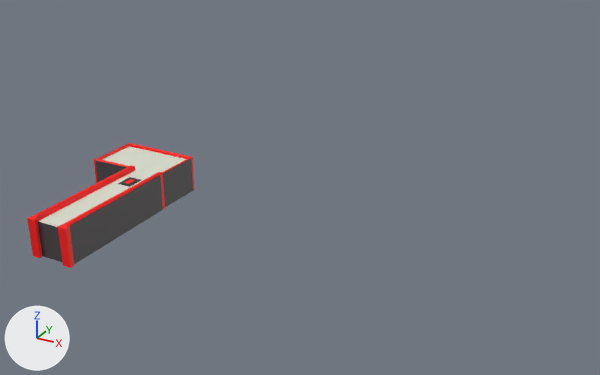
Before and after pictures for a commit that changed the Blender file Blender Models/Caja.blend.
Both versions are drawn from a 50 mm camera at (25.4, -24.5, 16.9) aimed at (8.6, 6.1, 1.6). Every picture has the same lights, and +X, +Y and +Z are marked at lower left.
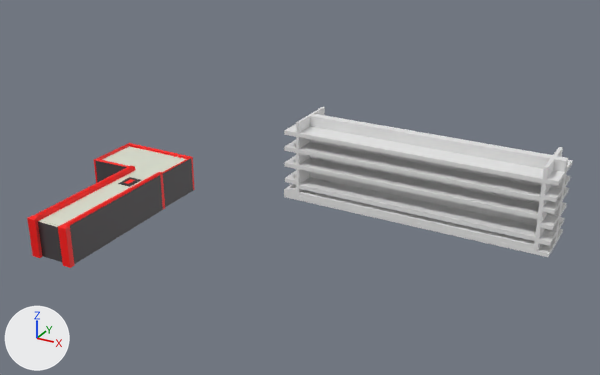
What changed in the scene script:
```text
Add me_cubo_004:
    me_cubo_004.from_pydata(...)  # 658 vertices, 565 faces; spans x -12.0..192.0, y -2.0..2.0, z -1.0..5.0
Add ob_cubo_003:
    ob_cubo_003 = bpy.data.objects.new('Cubo.003', me_cubo_004)
    ob_cubo_003.location = (6.58, 10.94, -0.13)
    ob_cubo_003.scale = (0.0666, 0.699, 0.699)
```

What differs and where, as boxes [x1, y1, x2, y2] in the pictures (600 x 375 px):
'Cubo.003', added: after [284, 107, 573, 257]
